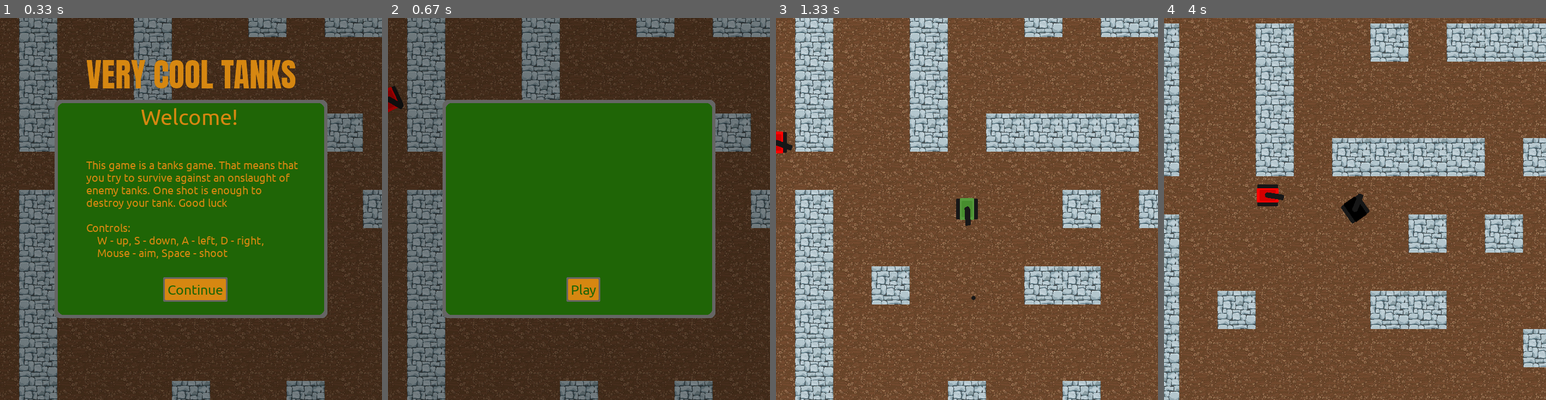
Above: before the commit, frames 1-4 (left to right).
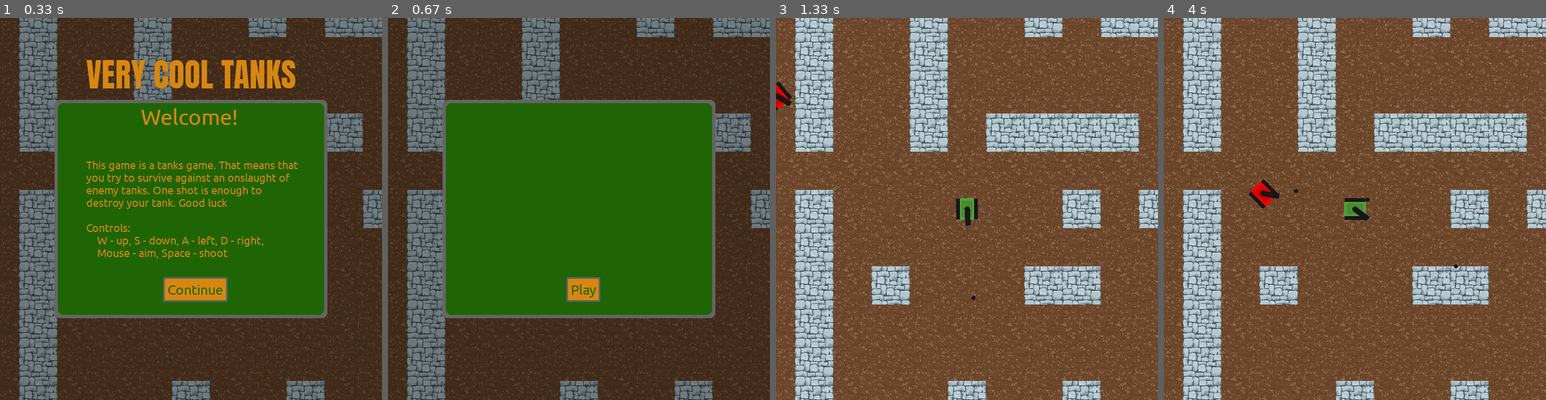
Above: after the commit, the same moments.

Repository: Camleaf/ICS3U
Game: pygame game, started from U3/main.py
The game is run twice, just before and just after one commit, with the same random seed, the same clock (stepped at 60 frames per second) and the same inputs.
Inputs (mouse positions are in pixels of both pictures, inside the frame that each line leads up to):
- Up to frame 1 (0.33 s): no input
- Up to frame 2 (0.67 s): click (582, 289) at 0.38 s
- Up to frame 3 (1.33 s): click (970, 289) at 0.72 s; tap Space at 1 s
- Up to frame 4 (4 s): hold D 1.33-1.8 s; move the mouse to (1263, 212) at 1.37 s; tap Space at 1.4, 1.7, 1.9, 2.23, 2.53, 2.73, 3.03, 3.3, 3.63, 3.93 s; hold W 1.83-2.13 s; move the mouse to (1393, 293) at 1.87 s; hold D 2.17-2.63 s; move the mouse to (1236, 296) at 2.2 s; hold A 2.67-3.2 s; move the mouse to (1412, 75) at 2.7 s; hold S 3.23-3.53 s; move the mouse to (1496, 342) at 3.27 s; hold A 3.57-3.97 s; move the mouse to (1400, 243) at 3.6 s

Frame 1 is identical in both runs. In frame 2, 0.2% of the frame differs, in the area x 0-5%, y 17-25%; in frame 3, 0.4%; in frame 4, 56%, in the area x 0-100%, y 0-100%.

Commit message:
quick fix i messed up a boolean

Diff:
--- a/U3/main.py
+++ b/U3/main.py
@@ -27,7 +27,7 @@
 
 class PauseControl:
     def __init__(self):
-        self.interrupt_menu_active = False
+        self.interrupt_menu_active = True
     def time_control(self, on_off:bool):
         if on_off:
             self.interrupt_menu_active = True
